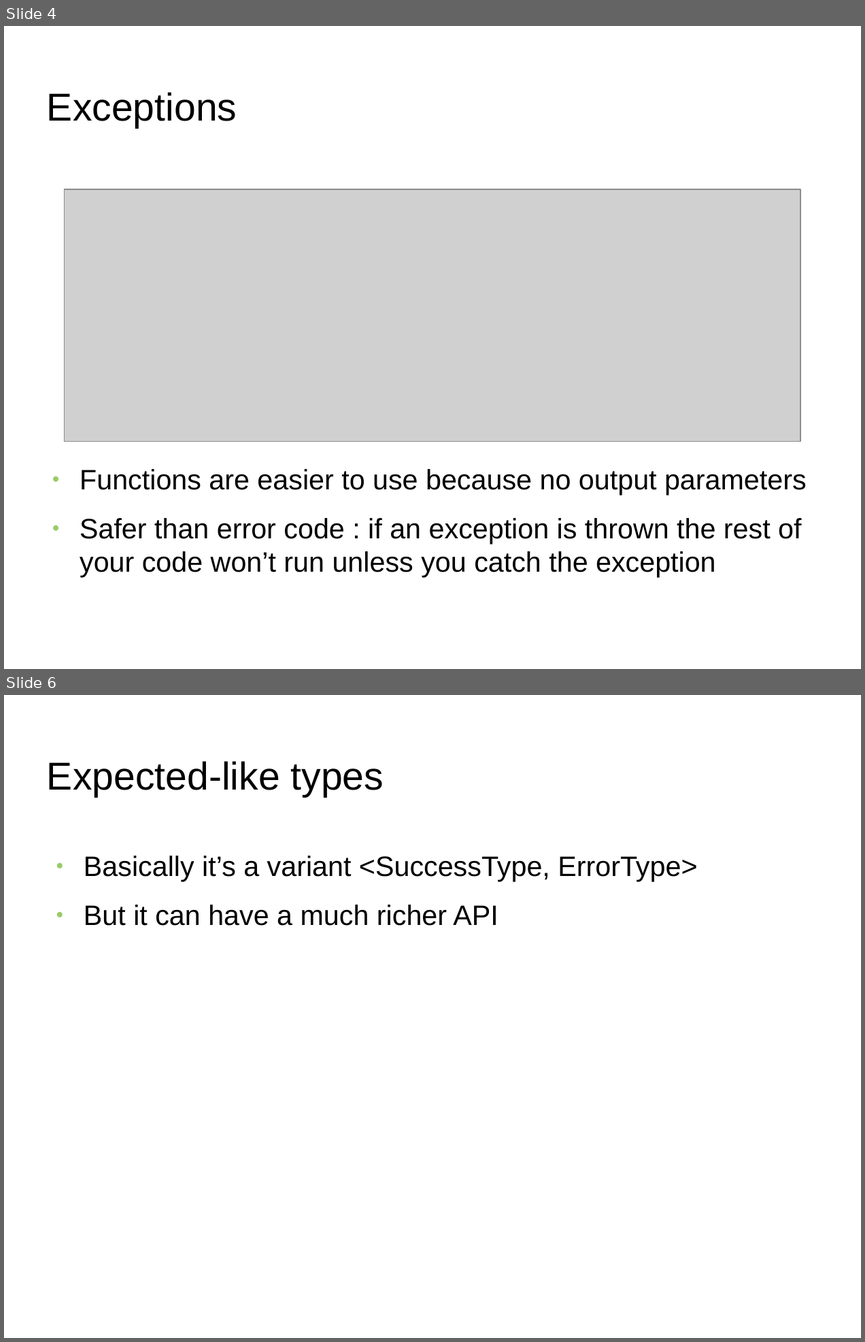
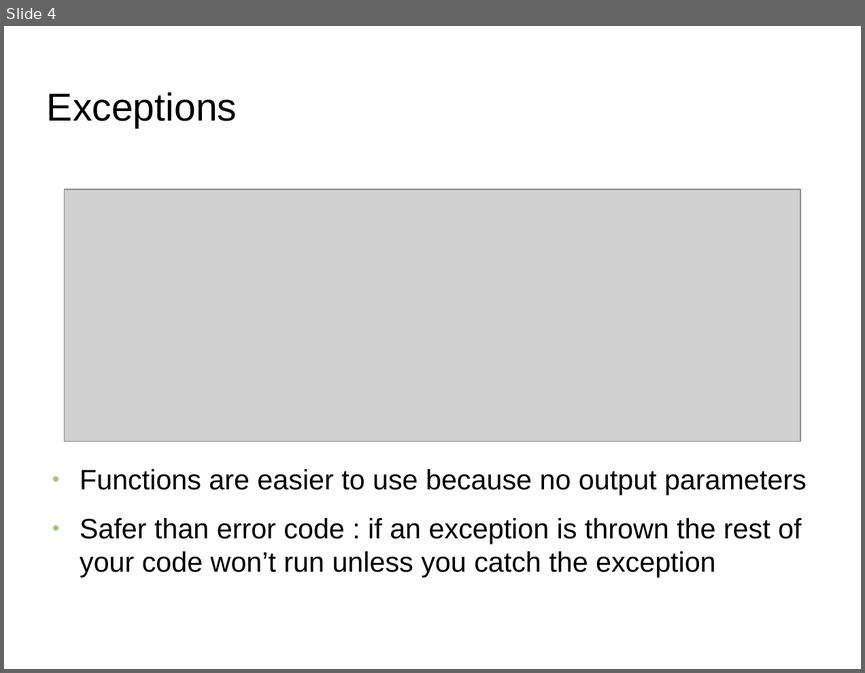
Before and after one commit to FranckRJ/CPP-trainings, a slide deck: expected-like-types/expected-like-types.odp. Shown one above the other, each under a label of ours: slides 4 and 6 before the commit, slide 4 after it; the slides between them are not shown. The pictures are 865x1342 and 865x673 pixels, drawn with LibreOffice and Linux fonts; fonts in the diff are those of the drawing; grey boxes stand for pictures; background and template pictures are left out. Boxes give left, top, right and bottom in pixels: in the first picture for what was removed or moved away, otherwise in the second. Text is boxed around its words. In the diff, an @@ line names an element or a change of style, - is before the commit and + after.

Commit message:
Finalisation de la présentation des expected-like types.

```diff
--- a/expected-like-types/expected-like-types.odp
+++ b/expected-like-types/expected-like-types.odp
@@ slide 6 removed at (4, 695, 861, 1338), background picture (left out) @@
@@ title removed at (47, 761, 384, 797) @@
-Expected-like types
@@ text removed at (84, 855, 697, 926) @@
-● Basically it’s a variant <SuccessType, ErrorType>
-● But it can have a much richer API
```
Also in this commit, not shown: 4 slides changed, 6 slides added, 1 other slide removed, 1 other file.
